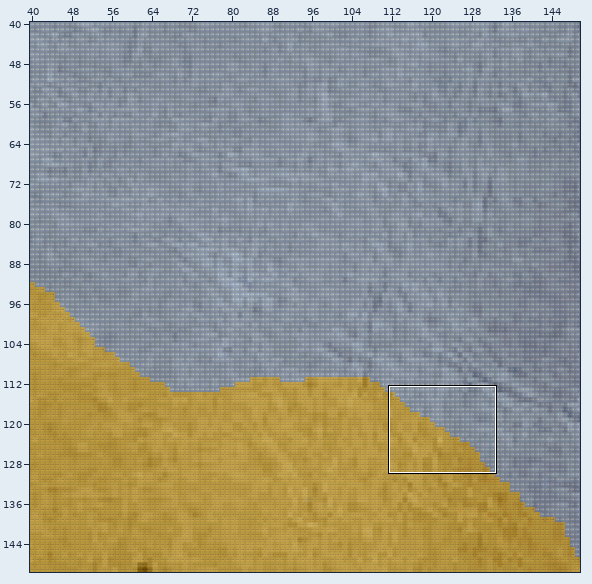
Tiled map -- forge-gui/res/adventure/MiddleEarth/world/middleearth/chunk_7_5.tmx. Above: a wide view before the commit, with the close-up outlined.
Close-up. Before the commit:
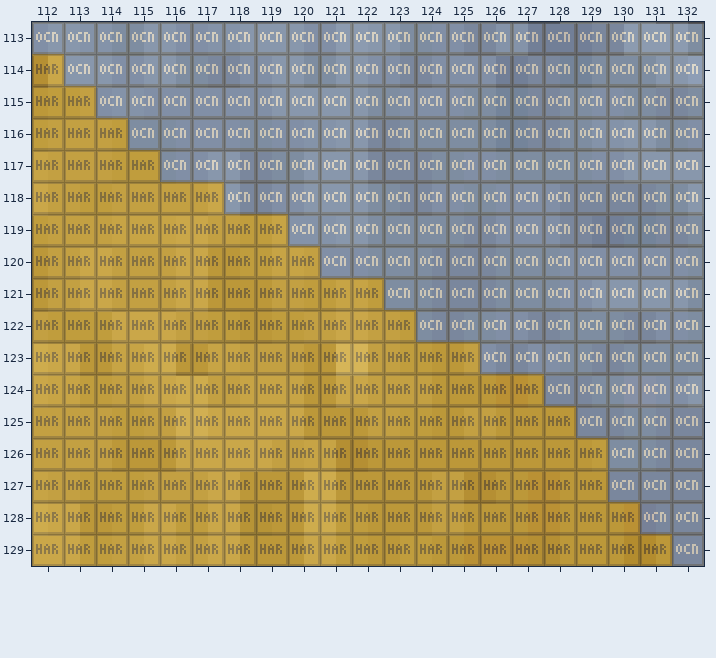
Cells are 16x16 px. Shown: x 112..132, y 113..129. The commit also changed other parts of the map, which this record leaves out.
New version:
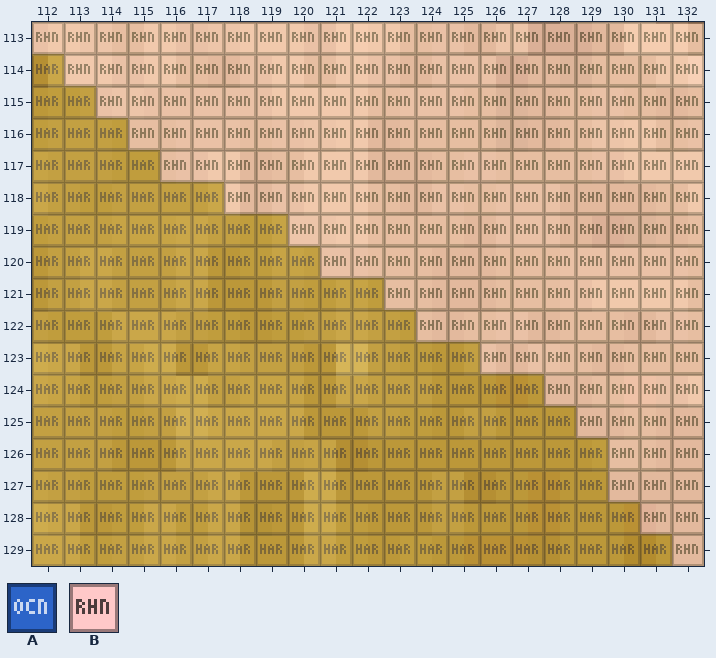
Key: from "biomes": A 0 "ocean", B 6 "rhun".
_ is an empty cell.
Tiles replaced or removed in this view: A.
From the commit log: finish rough shapes for biomes
Difference:
Changed rows in their new state; . is an unchanged cell.
Layer "Biomes":
first column x 112:
113 BBBBBBBBBBBBBBBBBBBBB
114 .BBBBBBBBBBBBBBBBBBBB
115 ..BBBBBBBBBBBBBBBBBBB
116 ...BBBBBBBBBBBBBBBBBB
117 ....BBBBBBBBBBBBBBBBB
118 ......BBBBBBBBBBBBBBB
119 ........BBBBBBBBBBBBB
120 .........BBBBBBBBBBBB
121 ...........BBBBBBBBBB
122 ............BBBBBBBBB
123 ..............BBBBBBB
124 ................BBBBB
125 .................BBBB
126 ..................BBB
127 ..................BBB
128 ...................BB
129 ....................B
Boxes around the changes in both close-ups, in picture pixels (x1, y1, x2, y2):
changed: (32, 22, 704, 566)
